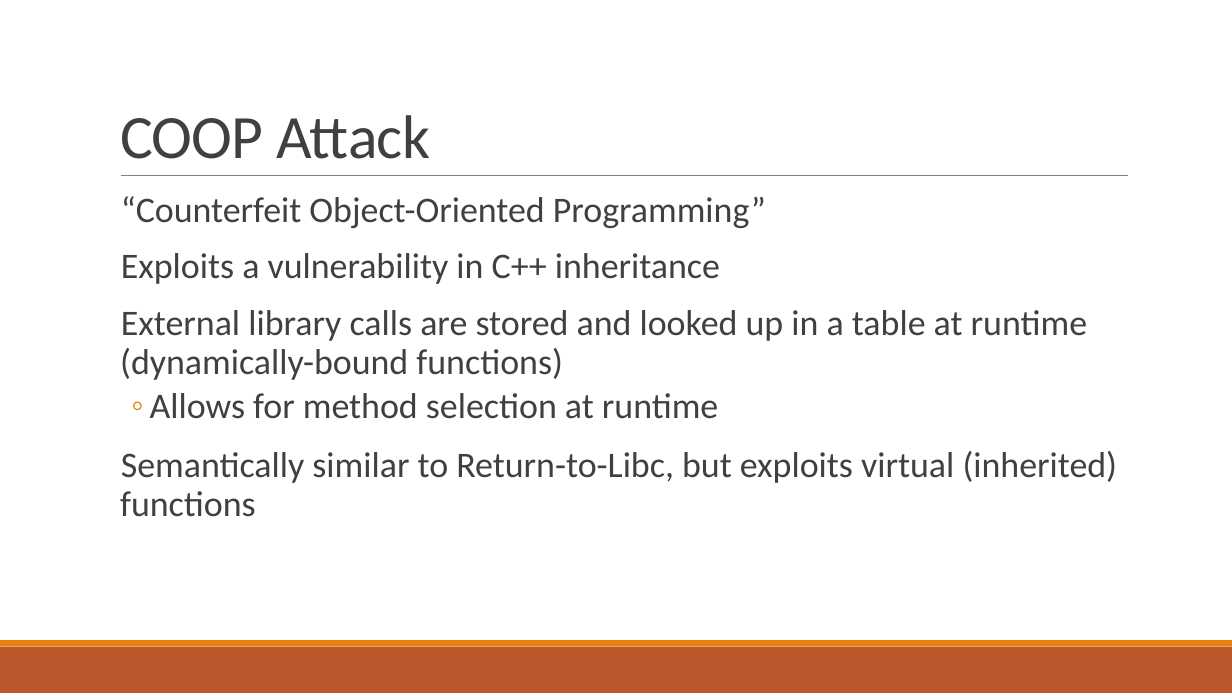
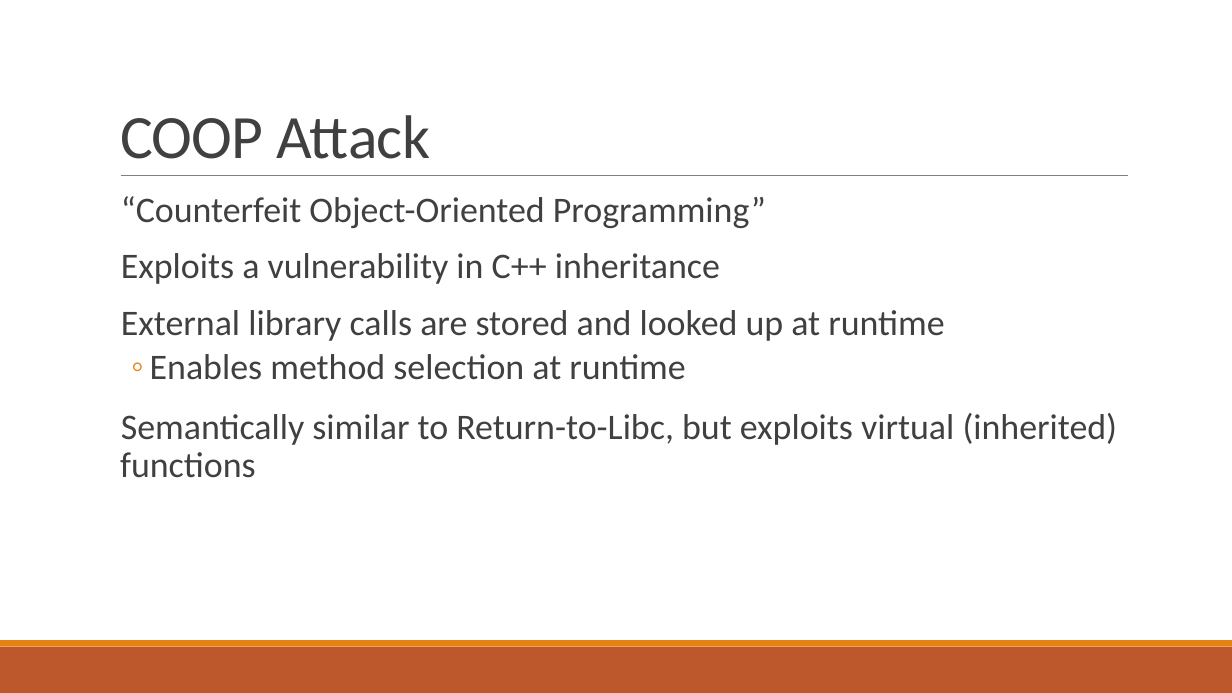
Before and after one commit to bretafinley/coop, a slide deck: slide 7 of COOP.pptx. Drawn at 1232x693 pixels with LibreOffice and Linux fonts; fonts in the diff are those of the drawing. Boxes give left, top, right and bottom in pixels: in the first picture for what was removed or moved away, otherwise in the second. Text is boxed around its words. In the diff, an @@ line names an element or a change of style, - is before the commit and + after.

```diff
--- a/COOP.pptx
+++ b/COOP.pptx
@@ text at bbox=[121, 310, 944, 380]: text changed @@
-  External library calls are stored and looked up in a table at runtime (dynamically-bound functions)
-  ◦ Allows for method selection at runtime
+  External library calls are stored and looked up at runtime
+  ◦ Enables method selection at runtime
```
Also in this commit, not shown: 27 other slides changed, 1 other file.
